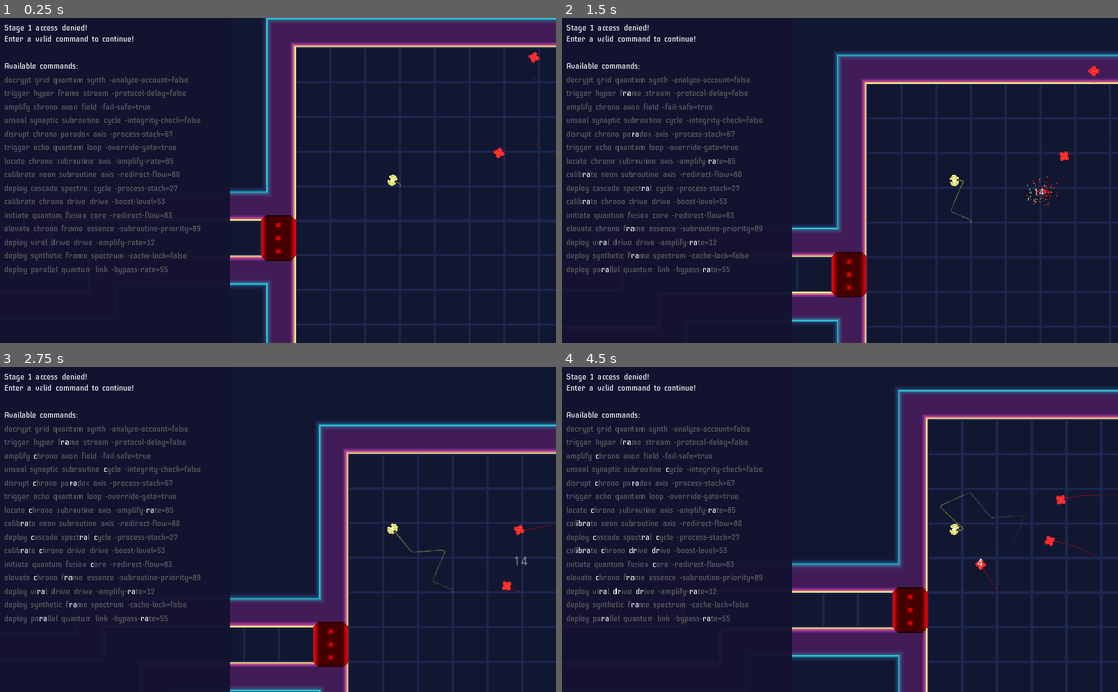
Above: before the commit, frames 1-4 (two rows, left to right).
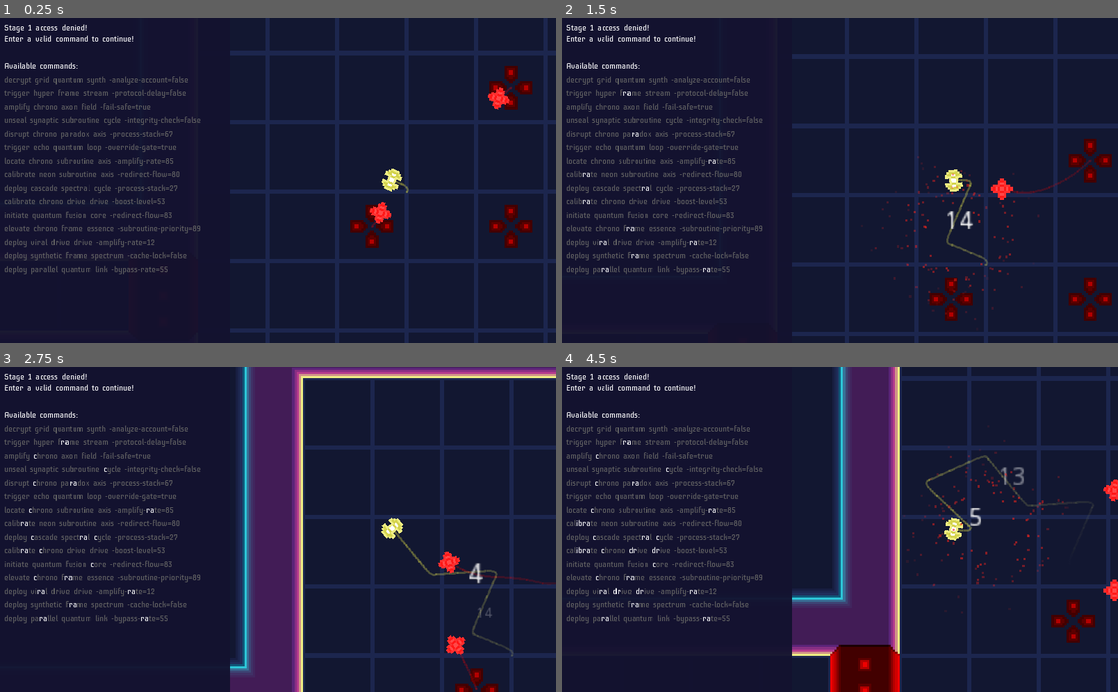
Above: after the commit, the same moments.

Repository: kosinaz/loop-breakerz
Game: Godot game, scene res://map.tscn
Two runs of this game, one before a commit and one after it. Both use one fixed random seed, a clock stepped at 60 frames per second and the inputs below.
Inputs (mouse positions are in pixels of both pictures, inside the frame that each line leads up to):
- Up to frame 1 (0.25 s): no input
- Up to frame 2 (1.5 s): tap Enter at 0.5 s; move the mouse to (962, 164) at 0.52 s; tap 0 at 0.6, 1.35 s; move the mouse to (728, 196) at 1.27 s
- Up to frame 3 (2.75 s): move the mouse to (333, 458) at 2.02 s; tap 0 at 2.1 s
- Up to frame 4 (4.5 s): move the mouse to (812, 594) at 2.77 s; tap 0 at 2.85, 3.6, 4.35 s; move the mouse to (1006, 578) at 3.52 s; move the mouse to (673, 480) at 4.27 s

The runs differ from the first frame. In frame 1, 23% of the frame differs, in the area x 41-100%, y 0-100%; in frame 2, 22%; in frame 3, 29%; in frame 4, 30%.
Error in both runs: Invalid get index 'text' (on base: 'Nil'). (res://breaker-panel.gd:70)

Commit message:
add spawners

Diff:
--- a/Loop Breakerz/iterator.gd
+++ b/Loop Breakerz/iterator.gd
@@ -1,7 +1,7 @@
 extends KinematicBody2D
 
 # Declare variables
-var speed = 20
+var speed = 30
 onready var target_player = $"../Looper"
 export var health = 1
 var explosion_scene = preload("res://explosion_big.tscn")
--- a/Loop Breakerz/map.gd
+++ b/Loop Breakerz/map.gd
@@ -11,6 +11,7 @@
 var enemy_limit = 15
 var key = KEY_0
 onready var tilemap = $TileMap
+onready var tilemap2 = $TileMap2
 onready var player = $Looper
 
 func _ready():
@@ -24,7 +25,7 @@
 		add_enemy(incrementer_scene)
 
 func _process(_delta):
-	$Camera2D.position = player.position + Vector2(-106, 0)
+	$Camera2D.position = player.position + Vector2(-53, 0)
 
 func generate_room(zone_position: Vector2):
 	# Randomly offset the room_position
@@ -34,19 +35,28 @@
 	# Randomly determine room size
 	var size = Vector2(rng.randi_range(11, 15), rng.randi_range(11, 15))
 
+	var spawners = []
 	# Place floor tiles for the room
 	for x in range(size.x):
 		for y in range(size.y):
+			if x % 2 and y % 2 and x > 2 and x < size.x - 2 and y > 2 and y < size.y - 2:
+				spawners.append(Vector2(x, y))
 			tilemap.set_cellv(room_position + Vector2(x, y), tile_id)
 
 	# Update the autotile bitmask for the entire room region
 	tilemap.update_bitmask_region(room_position, room_position + size)
+
+	spawners.shuffle()
+	spawners.resize(10)
+	for spawner in spawners:
+		tilemap2.set_cellv(room_position + spawner, 1)
 
 	# Return the room's bounds for corridor placement
 	zones[zone_position] = {
 		"position": room_position,
 		"size": size,
 		"enemies": 0,
+		"spawners": spawners,
 	}
 
 func add_neighbors(zone_position: Vector2):
@@ -169,11 +179,9 @@
 		return
 	zones[zone_position].enemies += 1
 	var room_position = zones[zone_position].position
-	var room_size = zones[zone_position].size
-	var x = room_position.x + 3 + randi() % int(room_size.x - 6)
-	var y = room_position.y + 3 + randi() % int(room_size.y - 6)
+	var spawner = zones[zone_position].spawners[randi() % zones[zone_position].spawners.size()]
 	var enemy = scene.instance()
-	enemy.position = tilemap.map_to_world(Vector2(x, y))
+	enemy.position = tilemap.map_to_world(room_position + spawner) + Vector2(16, 16)
 	add_child(enemy)
 
 func get_enemies_in_room(room):
--- a/Loop Breakerz/map.tscn
+++ b/Loop Breakerz/map.tscn
@@ -1,9 +1,10 @@
-[gd_scene load_steps=20 format=2]
+[gd_scene load_steps=21 format=2]
 
 [ext_resource path="res://assets/tileset.png" type="Texture" id=1]
 [ext_resource path="res://looper.tscn" type="PackedScene" id=2]
 [ext_resource path="res://breaker-panel.tscn" type="PackedScene" id=3]
 [ext_resource path="res://map.gd" type="Script" id=4]
+[ext_resource path="res://assets/tileset2.png" type="Texture" id=5]
 
 [sub_resource type="ConvexPolygonShape2D" id=2]
 points = PoolVector2Array( 32, 32, 0, 32, 0, 0, 32, 0 )
@@ -156,6 +157,20 @@
 "shape_transform": Transform2D( 1, 0, 0, 1, 0, 0 )
 } ]
 0/z_index = 0
+1/name = "tileset2.png 1"
+1/texture = ExtResource( 5 )
+1/tex_offset = Vector2( 0, 0 )
+1/modulate = Color( 1, 1, 1, 1 )
+1/region = Rect2( 0, 0, 32, 32 )
+1/tile_mode = 0
+1/occluder_offset = Vector2( 0, 0 )
+1/navigation_offset = Vector2( 0, 0 )
+1/shape_offset = Vector2( 0, 0 )
+1/shape_transform = Transform2D( 1, 0, 0, 1, 0, 0 )
+1/shape_one_way = false
+1/shape_one_way_margin = 0.0
+1/shapes = [  ]
+1/z_index = 0
 
 [node name="Map" type="Node2D"]
 script = ExtResource( 4 )
@@ -167,13 +182,20 @@
 collision_mask = 3
 format = 1
 
+[node name="TileMap2" type="TileMap" parent="."]
+tile_set = SubResource( 1 )
+cell_size = Vector2( 32, 32 )
+collision_layer = 3
+collision_mask = 3
+format = 1
+
 [node name="Looper" parent="." instance=ExtResource( 2 )]
 position = Vector2( 256, 256 )
 
 [node name="Camera2D" type="Camera2D" parent="."]
 position = Vector2( 212, 0 )
 current = true
-zoom = Vector2( 0.5, 0.5 )
+zoom = Vector2( 0.25, 0.25 )
 
 [node name="Timer" type="Timer" parent="."]
 autostart = true
Binary file added: Loop Breakerz/assets/tileset2.png
Not shown, added: Loop Breakerz/assets/tileset2.png.import
